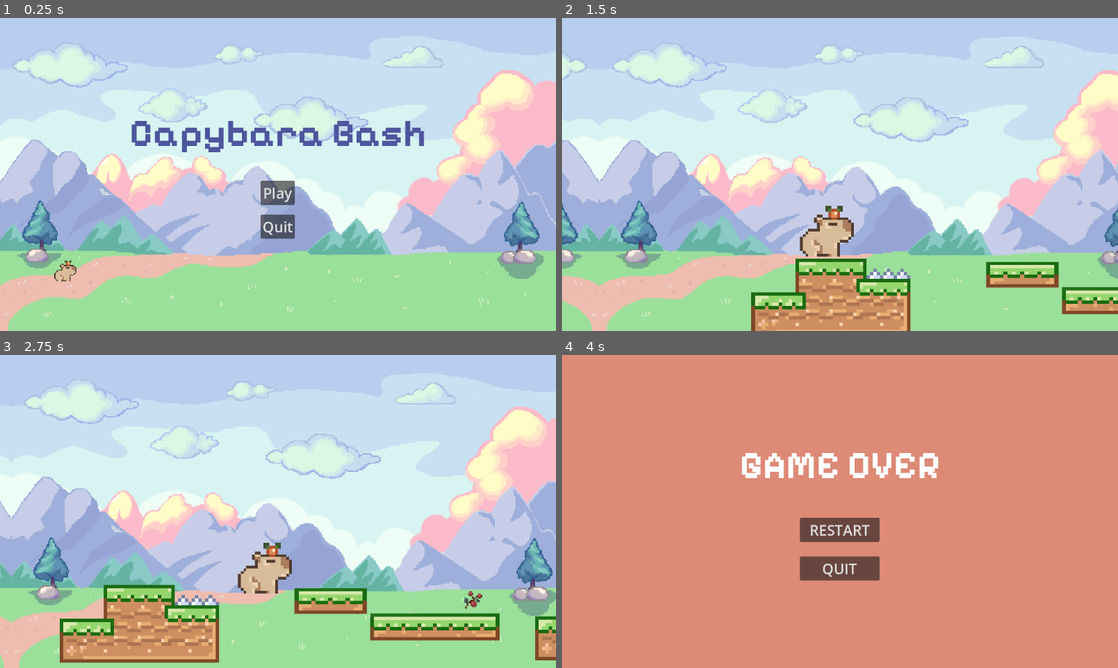
Above: before the commit, frames 1-4 (two rows, left to right).
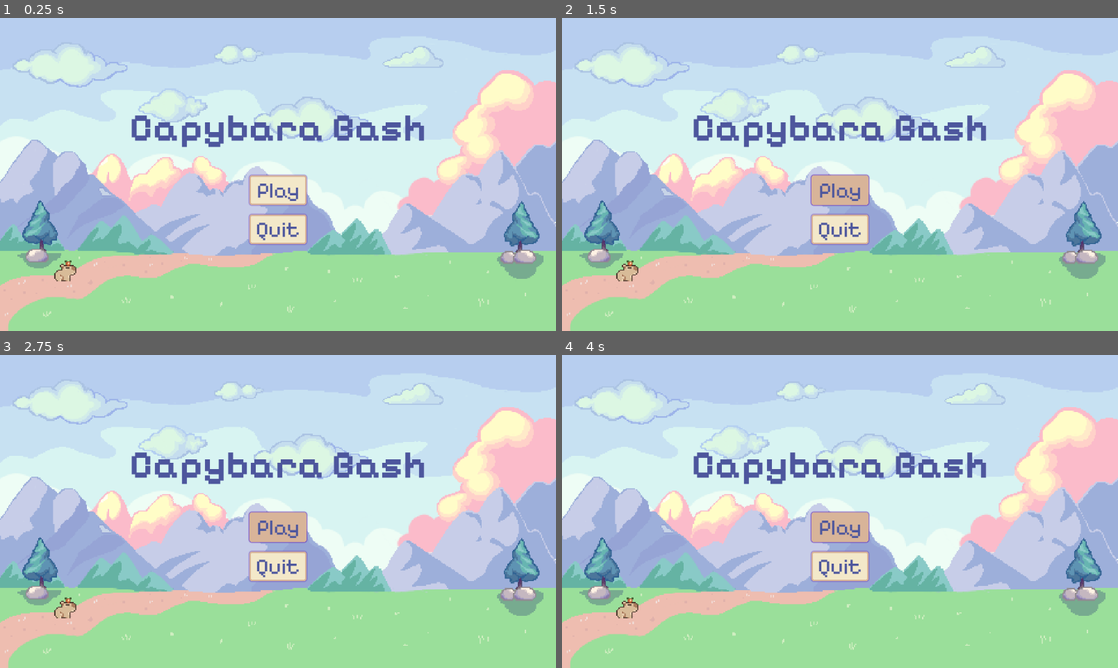
Above: after the commit, the same moments.

Repository: harshshriv8man/Capybara-Bash-Game
Game: Godot game, scene res://Scenes/Menu.tscn
Same seed, same stepped clock (60 frames per second), same inputs: the game is played once before the commit and once after it.
Inputs (mouse positions are in pixels of both pictures, inside the frame that each line leads up to):
- Up to frame 1 (0.25 s): no input
- Up to frame 2 (1.5 s): click "Play" at 0.5 s; click (840, 190) at 1.25 s, where only the run after the commit has a clickable "Play"
- Up to frame 3 (2.75 s): tap Enter at 2 s; hold Right (ui_right) from 2.03 s (still down)
- Up to frame 4 (4 s): release Right (ui_right) at 3.53 s; hold Left (ui_left) from 3.53 s (still down)

The runs differ from the first frame. In frame 1, 4.2% of the frame differs, in the area x 23-77%, y 31-73%; in frame 2, 38%; in frame 3, 30%; in frame 4, 100%, in the area x 0-100%, y 0-100%.

Commit message:
edited button design and functionality

Diff:
--- a/GUI/Game_over.tscn
+++ b/GUI/Game_over.tscn
@@ -1,10 +1,74 @@
-[gd_scene load_steps=4 format=3 uid="uid://db5aunfc568ek"]
+[gd_scene load_steps=9 format=3 uid="uid://db5aunfc568ek"]
 
 [ext_resource type="Script" path="res://Scripts/Game_over.gd" id="1_fasw0"]
 [ext_resource type="FontFile" uid="uid://dli73fsuor5gv" path="res://Assets/Pixelify_Sans/static/PixelifySans-Bold.ttf" id="2_nl32v"]
+[ext_resource type="FontFile" uid="uid://deaxdvjssbg1" path="res://Assets/Pixelify_Sans/static/PixelifySans-Regular.ttf" id="3_5r4tr"]
 
 [sub_resource type="StyleBoxFlat" id="StyleBoxFlat_vnas1"]
 bg_color = Color(0.866783, 0.540607, 0.463785, 1)
+
+[sub_resource type="StyleBoxFlat" id="StyleBoxFlat_q8fws"]
+bg_color = Color(0.845489, 0.704492, 0.597886, 1)
+corner_radius_top_left = 5
+corner_radius_top_right = 5
+corner_radius_bottom_right = 5
+corner_radius_bottom_left = 5
+expand_margin_left = 10.0
+expand_margin_right = 10.0
+shadow_color = Color(0.447069, 0.248675, 0.71721, 0.6)
+shadow_size = 3
+anti_aliasing = false
+
+[sub_resource type="StyleBoxFlat" id="StyleBoxFlat_3mae6"]
+bg_color = Color(0.845489, 0.704492, 0.597886, 1)
+border_width_left = 3
+border_width_top = 3
+border_width_right = 3
+border_width_bottom = 3
+border_color = Color(0.845489, 0.704492, 0.597886, 1)
+corner_radius_top_left = 5
+corner_radius_top_right = 5
+corner_radius_bottom_right = 5
+corner_radius_bottom_left = 5
+expand_margin_left = 10.0
+expand_margin_right = 10.0
+shadow_color = Color(0.447069, 0.248675, 0.71721, 0.6)
+shadow_size = 3
+anti_aliasing = false
+
+[sub_resource type="StyleBoxFlat" id="StyleBoxFlat_xv7vx"]
+bg_color = Color(0.951714, 0.909486, 0.787171, 1)
+border_width_left = 3
+border_width_top = 3
+border_width_right = 3
+border_width_bottom = 3
+border_color = Color(0.845489, 0.704492, 0.597886, 1)
+corner_radius_top_left = 5
+corner_radius_top_right = 5
+corner_radius_bottom_right = 5
+corner_radius_bottom_left = 5
+expand_margin_left = 10.0
+expand_margin_right = 10.0
+shadow_color = Color(0.447069, 0.248675, 0.71721, 0.6)
+shadow_size = 3
+anti_aliasing = false
+
+[sub_resource type="StyleBoxFlat" id="StyleBoxFlat_gjhx6"]
+bg_color = Color(0.951714, 0.909486, 0.787171, 1)
+border_width_left = 3
+border_width_top = 3
+border_width_right = 3
+border_width_bottom = 3
+border_color = Color(0.845489, 0.704492, 0.597886, 1)
+corner_radius_top_left = 5
+corner_radius_top_right = 5
+corner_radius_bottom_right = 5
+corner_radius_bottom_left = 5
+expand_margin_left = 10.0
+expand_margin_right = 10.0
+shadow_color = Color(0.447069, 0.248675, 0.71721, 0.6)
+shadow_size = 3
+anti_aliasing = false
 
 [node name="CanvasLayer" type="CanvasLayer"]
 script = ExtResource("1_fasw0")
@@ -28,6 +92,8 @@
 
 [node name="Title" type="Label" parent="PanelContainer/MarginContainer/VBoxContainer"]
 layout_mode = 2
+theme_override_colors/font_color = Color(0.951714, 0.909486, 0.787171, 1)
+theme_override_colors/font_shadow_color = Color(0.301138, 0.339647, 0.615651, 1)
 theme_override_fonts/font = ExtResource("2_nl32v")
 theme_override_font_sizes/font_size = 80
 text = "GAME OVER"
@@ -44,13 +110,31 @@
 
 [node name="Restart" type="Button" parent="PanelContainer/MarginContainer/VBoxContainer/CenterContainer/VBoxContainer"]
 layout_mode = 2
-theme_override_font_sizes/font_size = 30
-text = "  RESTART  "
+theme_override_colors/font_hover_pressed_color = Color(0.301138, 0.339647, 0.615651, 1)
+theme_override_colors/font_hover_color = Color(0.301138, 0.339647, 0.615651, 1)
+theme_override_colors/font_pressed_color = Color(0.301138, 0.339647, 0.615651, 1)
+theme_override_colors/font_color = Color(0.301138, 0.339647, 0.615651, 1)
+theme_override_fonts/font = ExtResource("3_5r4tr")
+theme_override_font_sizes/font_size = 45
+theme_override_styles/focus = SubResource("StyleBoxFlat_q8fws")
+theme_override_styles/hover = SubResource("StyleBoxFlat_3mae6")
+theme_override_styles/pressed = SubResource("StyleBoxFlat_xv7vx")
+theme_override_styles/normal = SubResource("StyleBoxFlat_gjhx6")
+text = "Restart"
 
 [node name="Quit" type="Button" parent="PanelContainer/MarginContainer/VBoxContainer/CenterContainer/VBoxContainer"]
 layout_mode = 2
-theme_override_font_sizes/font_size = 30
-text = "QUIT"
+theme_override_colors/font_hover_pressed_color = Color(0.301138, 0.339647, 0.615651, 1)
+theme_override_colors/font_hover_color = Color(0.301138, 0.339647, 0.615651, 1)
+theme_override_colors/font_pressed_color = Color(0.301138, 0.339647, 0.615651, 1)
+theme_override_colors/font_color = Color(0.301138, 0.339647, 0.615651, 1)
+theme_override_fonts/font = ExtResource("3_5r4tr")
+theme_override_font_sizes/font_size = 45
+theme_override_styles/focus = SubResource("StyleBoxFlat_q8fws")
+theme_override_styles/hover = SubResource("StyleBoxFlat_3mae6")
+theme_override_styles/pressed = SubResource("StyleBoxFlat_xv7vx")
+theme_override_styles/normal = SubResource("StyleBoxFlat_gjhx6")
+text = "Quit"
 
 [connection signal="pressed" from="PanelContainer/MarginContainer/VBoxContainer/CenterContainer/VBoxContainer/Restart" to="." method="_on_restart_pressed"]
 [connection signal="pressed" from="PanelContainer/MarginContainer/VBoxContainer/CenterContainer/VBoxContainer/Quit" to="." method="_on_quit_pressed"]
--- a/GUI/Pause.tscn
+++ b/GUI/Pause.tscn
@@ -1,7 +1,71 @@
-[gd_scene load_steps=3 format=3 uid="uid://dhfjjmnn1v3dj"]
+[gd_scene load_steps=8 format=3 uid="uid://dhfjjmnn1v3dj"]
 
 [ext_resource type="Script" path="res://Scripts/Pause.gd" id="1_7fk75"]
 [ext_resource type="FontFile" uid="uid://dli73fsuor5gv" path="res://Assets/Pixelify_Sans/static/PixelifySans-Bold.ttf" id="2_11eko"]
+[ext_resource type="FontFile" uid="uid://deaxdvjssbg1" path="res://Assets/Pixelify_Sans/static/PixelifySans-Regular.ttf" id="3_6c26g"]
+
+[sub_resource type="StyleBoxFlat" id="StyleBoxFlat_lrcpc"]
+bg_color = Color(0.845489, 0.704492, 0.597886, 1)
+corner_radius_top_left = 5
+corner_radius_top_right = 5
+corner_radius_bottom_right = 5
+corner_radius_bottom_left = 5
+expand_margin_left = 10.0
+expand_margin_right = 10.0
+shadow_color = Color(0.447069, 0.248675, 0.71721, 0.6)
+shadow_size = 3
+anti_aliasing = false
+
+[sub_resource type="StyleBoxFlat" id="StyleBoxFlat_nmm4b"]
+bg_color = Color(0.845489, 0.704492, 0.597886, 1)
+border_width_left = 3
+border_width_top = 3
+border_width_right = 3
+border_width_bottom = 3
+border_color = Color(0.845489, 0.704492, 0.597886, 1)
+corner_radius_top_left = 5
+corner_radius_top_right = 5
+corner_radius_bottom_right = 5
+corner_radius_bottom_left = 5
+expand_margin_left = 10.0
+expand_margin_right = 10.0
+shadow_color = Color(0.447069, 0.248675, 0.71721, 0.6)
+shadow_size = 3
+anti_aliasing = false
+
+[sub_resource type="StyleBoxFlat" id="StyleBoxFlat_0d17m"]
+bg_color = Color(0.951714, 0.909486, 0.787171, 1)
+border_width_left = 3
+border_width_top = 3
+border_width_right = 3
+border_width_bottom = 3
+border_color = Color(0.845489, 0.704492, 0.597886, 1)
+corner_radius_top_left = 5
+corner_radius_top_right = 5
+corner_radius_bottom_right = 5
+corner_radius_bottom_left = 5
+expand_margin_left = 10.0
+expand_margin_right = 10.0
+shadow_color = Color(0.447069, 0.248675, 0.71721, 0.6)
+shadow_size = 3
+anti_aliasing = false
+
+[sub_resource type="StyleBoxFlat" id="StyleBoxFlat_rc7mc"]
+bg_color = Color(0.951714, 0.909486, 0.787171, 1)
+border_width_left = 3
+border_width_top = 3
+border_width_right = 3
+border_width_bottom = 3
+border_color = Color(0.845489, 0.704492, 0.597886, 1)
+corner_radius_top_left = 5
+corner_radius_top_right = 5
+corner_radius_bottom_right = 5
+corner_radius_bottom_left = 5
+expand_margin_left = 10.0
+expand_margin_right = 10.0
+shadow_color = Color(0.447069, 0.248675, 0.71721, 0.6)
+shadow_size = 3
+anti_aliasing = false
 
 [node name="Pause_menu" type="Control"]
 layout_mode = 3
@@ -28,6 +92,8 @@
 
 [node name="Title" type="Label" parent="MarginContainer/VBoxContainer"]
 layout_mode = 2
+theme_override_colors/font_color = Color(0.951714, 0.909486, 0.787171, 1)
+theme_override_colors/font_shadow_color = Color(0.301138, 0.339647, 0.615651, 1)
 theme_override_fonts/font = ExtResource("2_11eko")
 theme_override_font_sizes/font_size = 80
 text = "Paused"
@@ -44,13 +110,31 @@
 
 [node name="Resume" type="Button" parent="MarginContainer/VBoxContainer/CenterContainer/VBoxContainer"]
 layout_mode = 2
-theme_override_font_sizes/font_size = 30
-text = "  RESUME  "
+theme_override_colors/font_hover_pressed_color = Color(0.301138, 0.339647, 0.615651, 1)
+theme_override_colors/font_hover_color = Color(0.301138, 0.339647, 0.615651, 1)
+theme_override_colors/font_pressed_color = Color(0.301138, 0.339647, 0.615651, 1)
+theme_override_colors/font_color = Color(0.301138, 0.339647, 0.615651, 1)
+theme_override_fonts/font = ExtResource("3_6c26g")
+theme_override_font_sizes/font_size = 45
+theme_override_styles/focus = SubResource("StyleBoxFlat_lrcpc")
+theme_override_styles/hover = SubResource("StyleBoxFlat_nmm4b")
+theme_override_styles/pressed = SubResource("StyleBoxFlat_0d17m")
+theme_override_styles/normal = SubResource("StyleBoxFlat_rc7mc")
+text = "Resume"
 
 [node name="Quit" type="Button" parent="MarginContainer/VBoxContainer/CenterContainer/VBoxContainer"]
 layout_mode = 2
-theme_override_font_sizes/font_size = 30
-text = "QUIT"
+theme_override_colors/font_hover_pressed_color = Color(0.301138, 0.339647, 0.615651, 1)
+theme_override_colors/font_hover_color = Color(0.301138, 0.339647, 0.615651, 1)
+theme_override_colors/font_pressed_color = Color(0.301138, 0.339647, 0.615651, 1)
+theme_override_colors/font_color = Color(0.301138, 0.339647, 0.615651, 1)
+theme_override_fonts/font = ExtResource("3_6c26g")
+theme_override_font_sizes/font_size = 45
+theme_override_styles/focus = SubResource("StyleBoxFlat_lrcpc")
+theme_override_styles/hover = SubResource("StyleBoxFlat_nmm4b")
+theme_override_styles/pressed = SubResource("StyleBoxFlat_0d17m")
+theme_override_styles/normal = SubResource("StyleBoxFlat_rc7mc")
+text = "Quit"
 
 [connection signal="pressed" from="MarginContainer/VBoxContainer/CenterContainer/VBoxContainer/Resume" to="." method="_on_resume_pressed"]
 [connection signal="pressed" from="MarginContainer/VBoxContainer/CenterContainer/VBoxContainer/Quit" to="." method="_on_quit_pressed"]
--- a/GUI/Win.tscn
+++ b/GUI/Win.tscn
@@ -1,10 +1,74 @@
-[gd_scene load_steps=4 format=3 uid="uid://dokf6opr1lp1n"]
+[gd_scene load_steps=9 format=3 uid="uid://dokf6opr1lp1n"]
 
 [ext_resource type="Script" path="res://Scripts/Win.gd" id="1_n6jxq"]
 [ext_resource type="FontFile" uid="uid://dli73fsuor5gv" path="res://Assets/Pixelify_Sans/static/PixelifySans-Bold.ttf" id="2_0mnxh"]
+[ext_resource type="FontFile" uid="uid://deaxdvjssbg1" path="res://Assets/Pixelify_Sans/static/PixelifySans-Regular.ttf" id="3_uykec"]
 
 [sub_resource type="StyleBoxFlat" id="StyleBoxFlat_3l77u"]
 bg_color = Color(0.552941, 0.690196, 0.427451, 1)
+
+[sub_resource type="StyleBoxFlat" id="StyleBoxFlat_cocnp"]
+bg_color = Color(0.845489, 0.704492, 0.597886, 1)
+corner_radius_top_left = 5
+corner_radius_top_right = 5
+corner_radius_bottom_right = 5
+corner_radius_bottom_left = 5
+expand_margin_left = 10.0
+expand_margin_right = 10.0
+shadow_color = Color(0.447069, 0.248675, 0.71721, 0.6)
+shadow_size = 3
+anti_aliasing = false
+
+[sub_resource type="StyleBoxFlat" id="StyleBoxFlat_1jfj7"]
+bg_color = Color(0.845489, 0.704492, 0.597886, 1)
+border_width_left = 3
+border_width_top = 3
+border_width_right = 3
+border_width_bottom = 3
+border_color = Color(0.845489, 0.704492, 0.597886, 1)
+corner_radius_top_left = 5
+corner_radius_top_right = 5
+corner_radius_bottom_right = 5
+corner_radius_bottom_left = 5
+expand_margin_left = 10.0
+expand_margin_right = 10.0
+shadow_color = Color(0.447069, 0.248675, 0.71721, 0.6)
+shadow_size = 3
+anti_aliasing = false
+
+[sub_resource type="StyleBoxFlat" id="StyleBoxFlat_ve7tj"]
+bg_color = Color(0.951714, 0.909486, 0.787171, 1)
+border_width_left = 3
+border_width_top = 3
+border_width_right = 3
+border_width_bottom = 3
+border_color = Color(0.845489, 0.704492, 0.597886, 1)
+corner_radius_top_left = 5
+corner_radius_top_right = 5
+corner_radius_bottom_right = 5
+corner_radius_bottom_left = 5
+expand_margin_left = 10.0
+expand_margin_right = 10.0
+shadow_color = Color(0.447069, 0.248675, 0.71721, 0.6)
+shadow_size = 3
+anti_aliasing = false
+
+[sub_resource type="StyleBoxFlat" id="StyleBoxFlat_i7civ"]
+bg_color = Color(0.951714, 0.909486, 0.787171, 1)
+border_width_left = 3
+border_width_top = 3
+border_width_right = 3
+border_width_bottom = 3
+border_color = Color(0.845489, 0.704492, 0.597886, 1)
+corner_radius_top_left = 5
+corner_radius_top_right = 5
+corner_radius_bottom_right = 5
+corner_radius_bottom_left = 5
+expand_margin_left = 10.0
+expand_margin_right = 10.0
+shadow_color = Color(0.447069, 0.248675, 0.71721, 0.6)
+shadow_size = 3
+anti_aliasing = false
 
 [node name="CanvasLayer" type="CanvasLayer"]
 script = ExtResource("1_n6jxq")
@@ -28,6 +92,8 @@
 
 [node name="Title" type="Label" parent="PanelContainer/MarginContainer/VBoxContainer"]
 layout_mode = 2
+theme_override_colors/font_color = Color(0.951714, 0.909486, 0.787171, 1)
+theme_override_colors/font_shadow_color = Color(0.301138, 0.339647, 0.615651, 1)
 theme_override_fonts/font = ExtResource("2_0mnxh")
 theme_override_font_sizes/font_size = 80
 text = "congratulations!"
@@ -44,10 +110,31 @@
 
 [node name="Restart" type="Button" parent="PanelContainer/MarginContainer/VBoxContainer/CenterContainer/VBoxContainer"]
 layout_mode = 2
-theme_override_font_sizes/font_size = 30
-text = "  RESTART  "
+theme_override_colors/font_hover_pressed_color = Color(0.301138, 0.339647, 0.615651, 1)
+theme_override_colors/font_hover_color = Color(0.301138, 0.339647, 0.615651, 1)
+theme_override_colors/font_pressed_color = Color(0.301138, 0.339647, 0.615651, 1)
+theme_override_colors/font_color = Color(0.301138, 0.339647, 0.615651, 1)
+theme_override_fonts/font = ExtResource("3_uykec")
+theme_override_font_sizes/font_size = 45
+theme_override_styles/focus = SubResource("StyleBoxFlat_cocnp")
+theme_override_styles/hover = SubResource("StyleBoxFlat_1jfj7")
+theme_override_styles/pressed = SubResource("StyleBoxFlat_ve7tj")
+theme_override_styles/normal = SubResource("StyleBoxFlat_i7civ")
+text = "Restart"
 
 [node name="Quit" type="Button" parent="PanelContainer/MarginContainer/VBoxContainer/CenterContainer/VBoxContainer"]
 layout_mode = 2
-theme_override_font_sizes/font_size = 30
-text = "QUIT"
+theme_override_colors/font_hover_pressed_color = Color(0.301138, 0.339647, 0.615651, 1)
+theme_override_colors/font_hover_color = Color(0.301138, 0.339647, 0.615651, 1)
+theme_override_colors/font_pressed_color = Color(0.301138, 0.339647, 0.615651, 1)
+theme_override_colors/font_color = Color(0.301138, 0.339647, 0.615651, 1)
+theme_override_fonts/font = ExtResource("3_uykec")
+theme_override_font_sizes/font_size = 45
+theme_override_styles/focus = SubResource("StyleBoxFlat_cocnp")
+theme_override_styles/hover = SubResource("StyleBoxFlat_1jfj7")
+theme_override_styles/pressed = SubResource("StyleBoxFlat_ve7tj")
+theme_override_styles/normal = SubResource("StyleBoxFlat_i7civ")
+text = "Quit"
+
+[connection signal="pressed" from="PanelContainer/MarginContainer/VBoxContainer/CenterContainer/VBoxContainer/Restart" to="." method="_on_restart_pressed"]
+[connection signal="pressed" from="PanelContainer/MarginContainer/VBoxContainer/CenterContainer/VBoxContainer/Quit" to="." method="_on_quit_pressed"]
--- a/Scenes/Menu.tscn
+++ b/Scenes/Menu.tscn
@@ -1,9 +1,73 @@
-[gd_scene load_steps=5 format=3 uid="uid://c6b186w2jm0mk"]
+[gd_scene load_steps=10 format=3 uid="uid://c6b186w2jm0mk"]
 
 [ext_resource type="Script" path="res://Scripts/Menu.gd" id="1_bv6cu"]
 [ext_resource type="Texture2D" uid="uid://bsgge7sk3bbcw" path="res://Assets/IMG_0365.PNG" id="2_xqak3"]
 [ext_resource type="Texture2D" uid="uid://bmc2dh2knw6aw" path="res://Assets/bg.PNG" id="3_hwua2"]
 [ext_resource type="FontFile" uid="uid://dli73fsuor5gv" path="res://Assets/Pixelify_Sans/static/PixelifySans-Bold.ttf" id="4_dtvmv"]
+[ext_resource type="FontFile" uid="uid://deaxdvjssbg1" path="res://Assets/Pixelify_Sans/static/PixelifySans-Regular.ttf" id="5_qc1mu"]
+
+[sub_resource type="StyleBoxFlat" id="StyleBoxFlat_6yc7r"]
+bg_color = Color(0.845489, 0.704492, 0.597886, 1)
+corner_radius_top_left = 5
+corner_radius_top_right = 5
+corner_radius_bottom_right = 5
+corner_radius_bottom_left = 5
+expand_margin_left = 10.0
+expand_margin_right = 10.0
+shadow_color = Color(0.447069, 0.248675, 0.71721, 0.6)
+shadow_size = 3
+anti_aliasing = false
+
+[sub_resource type="StyleBoxFlat" id="StyleBoxFlat_i337d"]
+bg_color = Color(0.845489, 0.704492, 0.597886, 1)
+border_width_left = 3
+border_width_top = 3
+border_width_right = 3
+border_width_bottom = 3
+border_color = Color(0.845489, 0.704492, 0.597886, 1)
+corner_radius_top_left = 5
+corner_radius_top_right = 5
+corner_radius_bottom_right = 5
+corner_radius_bottom_left = 5
+expand_margin_left = 10.0
+expand_margin_right = 10.0
+shadow_color = Color(0.447069, 0.248675, 0.71721, 0.6)
+shadow_size = 3
+anti_aliasing = false
+
+[sub_resource type="StyleBoxFlat" id="StyleBoxFlat_8trtq"]
+bg_color = Color(0.951714, 0.909486, 0.787171, 1)
+border_width_left = 3
+border_width_top = 3
+border_width_right = 3
+border_width_bottom = 3
+border_color = Color(0.845489, 0.704492, 0.597886, 1)
+corner_radius_top_left = 5
+corner_radius_top_right = 5
+corner_radius_bottom_right = 5
+corner_radius_bottom_left = 5
+expand_margin_left = 10.0
+expand_margin_right = 10.0
+shadow_color = Color(0.447069, 0.248675, 0.71721, 0.6)
+shadow_size = 3
+anti_aliasing = false
+
+[sub_resource type="StyleBoxFlat" id="StyleBoxFlat_mnihy"]
+bg_color = Color(0.951714, 0.909486, 0.787171, 1)
+border_width_left = 3
+border_width_top = 3
+border_width_right = 3
+border_width_bottom = 3
+border_color = Color(0.845489, 0.704492, 0.597886, 1)
+corner_radius_top_left = 5
+corner_radius_top_right = 5
+corner_radius_bottom_right = 5
+corner_radius_bottom_left = 5
+expand_margin_left = 10.0
+expand_margin_right = 10.0
+shadow_color = Color(0.447069, 0.248675, 0.71721, 0.6)
+shadow_size = 3
+anti_aliasing = false
 
 [node name="Menu" type="Control"]
 layout_mode = 3
@@ -54,12 +118,30 @@
 
 [node name="Play" type="Button" parent="MarginContainer/VBoxContainer/CenterContainer/VBoxContainer"]
 layout_mode = 2
-theme_override_font_sizes/font_size = 30
+theme_override_colors/font_hover_pressed_color = Color(0.301138, 0.339647, 0.615651, 1)
+theme_override_colors/font_hover_color = Color(0.301138, 0.339647, 0.615651, 1)
+theme_override_colors/font_pressed_color = Color(0.301138, 0.339647, 0.615651, 1)
+theme_override_colors/font_color = Color(0.301138, 0.339647, 0.615651, 1)
+theme_override_fonts/font = ExtResource("5_qc1mu")
+theme_override_font_sizes/font_size = 45
+theme_override_styles/focus = SubResource("StyleBoxFlat_6yc7r")
+theme_override_styles/hover = SubResource("StyleBoxFlat_i337d")
+theme_override_styles/pressed = SubResource("StyleBoxFlat_8trtq")
+theme_override_styles/normal = SubResource("StyleBoxFlat_mnihy")
 text = "Play"
 
 [node name="Quit" type="Button" parent="MarginContainer/VBoxContainer/CenterContainer/VBoxContainer"]
 layout_mode = 2
-theme_override_font_sizes/font_size = 30
+theme_override_colors/font_hover_pressed_color = Color(0.301138, 0.339647, 0.615651, 1)
+theme_override_colors/font_hover_color = Color(0.301138, 0.339647, 0.615651, 1)
+theme_override_colors/font_pressed_color = Color(0.301138, 0.339647, 0.615651, 1)
+theme_override_colors/font_color = Color(0.301138, 0.339647, 0.615651, 1)
+theme_override_fonts/font = ExtResource("5_qc1mu")
+theme_override_font_sizes/font_size = 45
+theme_override_styles/focus = SubResource("StyleBoxFlat_6yc7r")
+theme_override_styles/hover = SubResource("StyleBoxFlat_i337d")
+theme_override_styles/pressed = SubResource("StyleBoxFlat_8trtq")
+theme_override_styles/normal = SubResource("StyleBoxFlat_mnihy")
 text = "Quit"
 
 [connection signal="pressed" from="MarginContainer/VBoxContainer/CenterContainer/VBoxContainer/Play" to="." method="_on_play_pressed"]
--- a/Scripts/Menu.gd
+++ b/Scripts/Menu.gd
@@ -11,7 +11,7 @@
 	pass
 
 
-func _on_play_pressed() -> void:
+func _on_resume_pressed() -> void:
 	get_tree().change_scene_to_file("res://Scenes/Main.tscn")
 
 func _on_quit_pressed() -> void:
